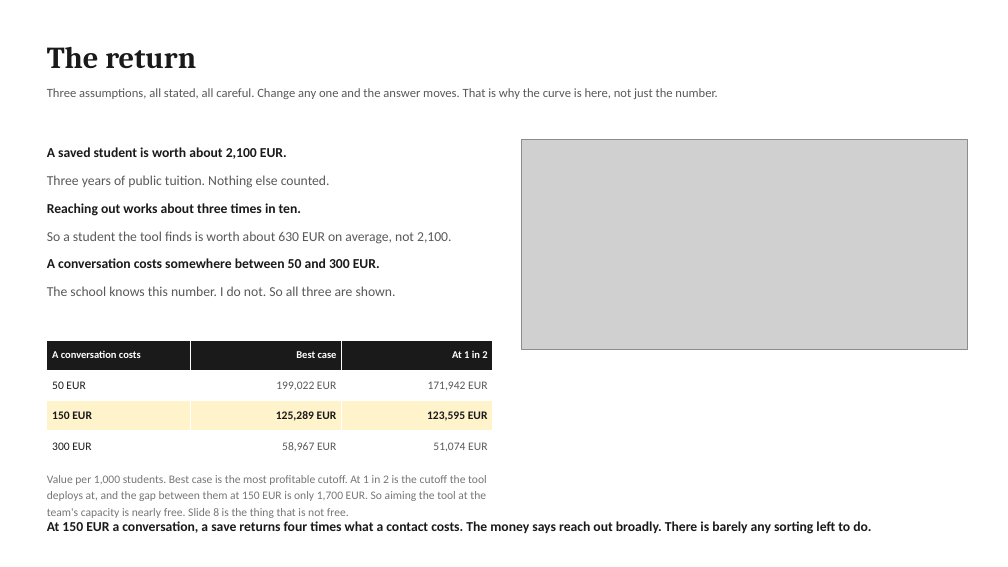
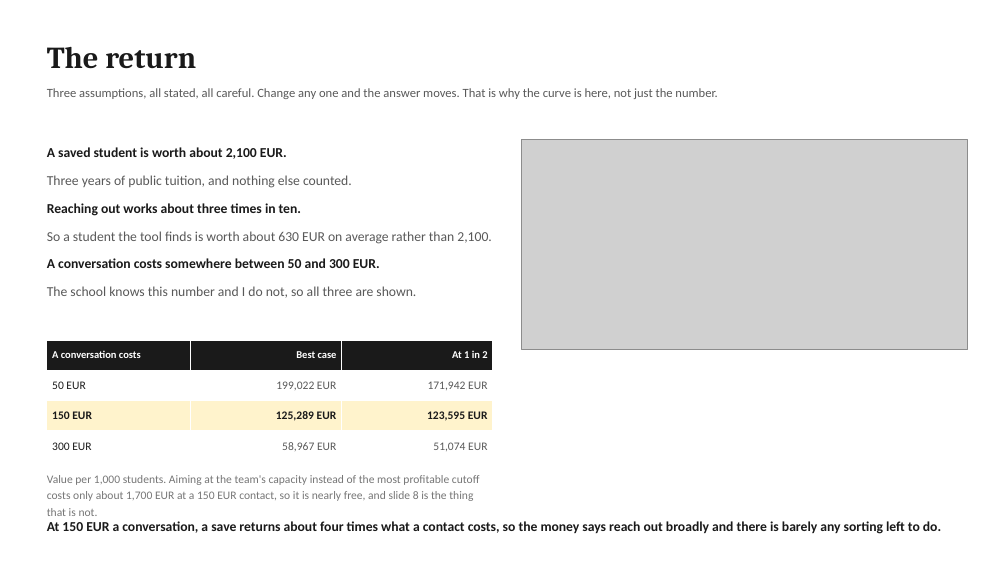
Before and after one commit to jeryldev/pgdaiml-capstone, a slide deck: slide 5 of presentations/business.pptx. Drawn at 1008x567 pixels with LibreOffice and Linux fonts; fonts in the diff are those of the drawing; grey boxes stand for pictures. Boxes give left, top, right and bottom in pixels: in the first picture for what was removed or moved away, otherwise in the second. Text is boxed around its words. In the diff, an @@ line names an element or a change of style, - is before the commit and + after.

```diff
--- a/presentations/business.pptx
+++ b/presentations/business.pptx
@@ text at (x1=47, y1=175, x2=352, y2=188): text changed @@
-Three years of public tuition. Nothing else counted.
+Three years of public tuition, and nothing else counted.
@@ text at (x1=47, y1=231, x2=491, y2=244): text changed @@
-So a student the tool finds is worth about 630 EUR on average, not 2,100.
+So a student the tool finds is worth about 630 EUR on average rather than 2,100.
@@ text at (x1=47, y1=286, x2=416, y2=298): text changed @@
-The school knows this number. I do not. So all three are shown.
+The school knows this number and I do not, so all three are shown.
@@ text at (x1=47, y1=475, x2=480, y2=516): text changed @@
-Value per 1,000 students. Best case is the most profitable cutoff. At 1 in 2 is the cutoff the tool deploys at, and the gap between them at 150 EUR is only 1,700 EUR. So aiming the tool at the team's capacity is nearly free. Slide 8 is the thing that is not free.
+Value per 1,000 students. Aiming at the team's capacity instead of the most profitable cutoff costs only about 1,700 EUR at a 150 EUR contact, so it is nearly free, and slide 8 is the thing that is not.
@@ text at (x1=47, y1=521, x2=941, y2=534): text changed @@
-At 150 EUR a conversation, a save returns four times what a contact costs. The money says reach out broadly. There is barely any sorting left to do.
+At 150 EUR a conversation, a save returns about four times what a contact costs, so the money says reach out broadly and there is barely any sorting left to do.
```
Also in this commit, not shown: 8 other slides changed, 9 other files.
